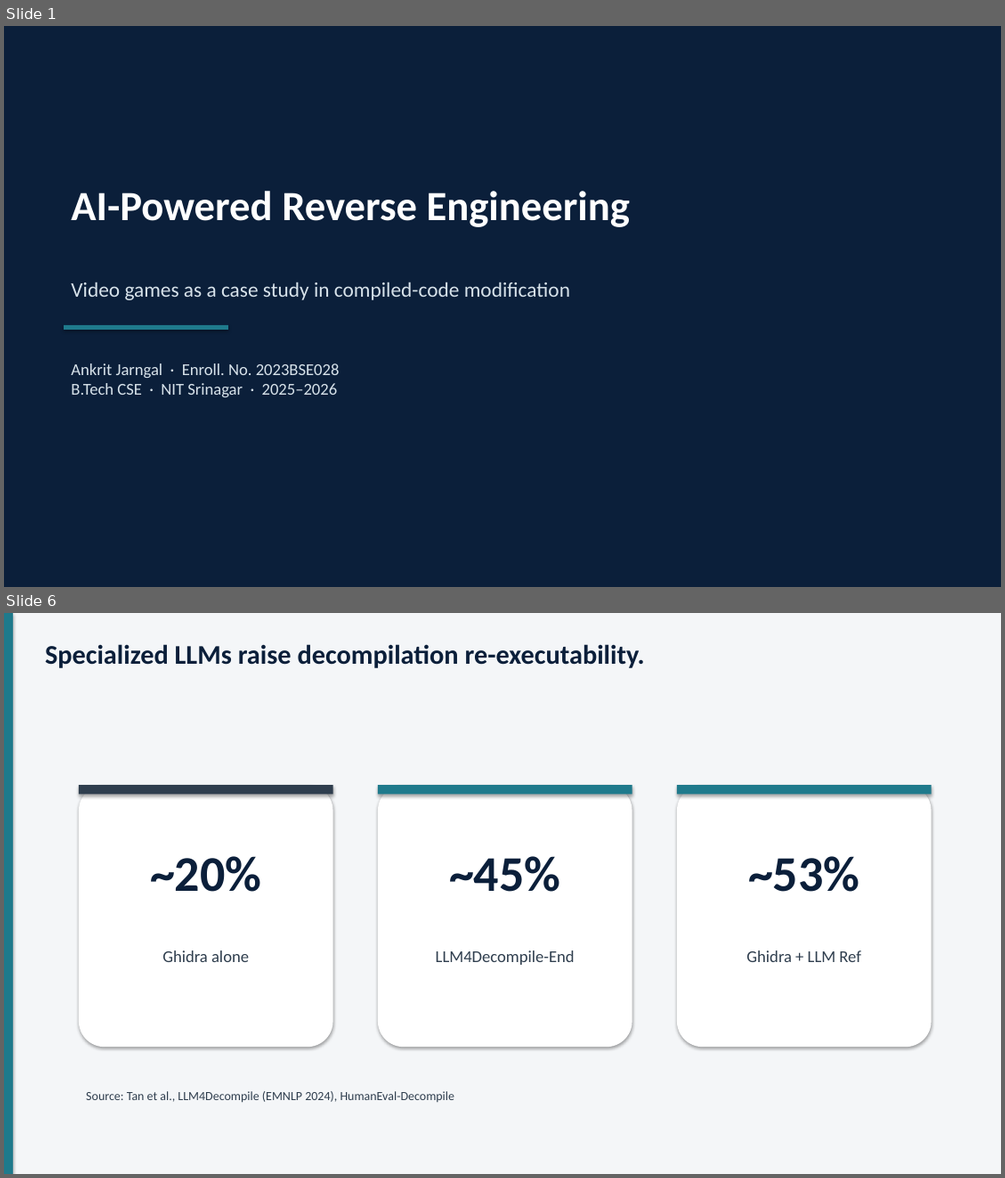
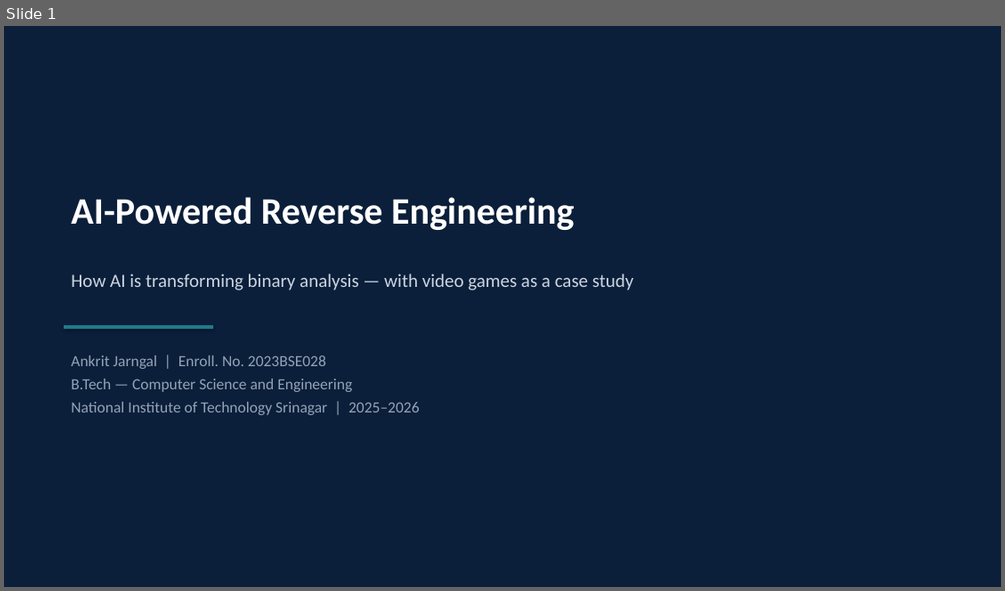
Before and after one commit to Ankritjarngal/coding-platform-assignment, a slide deck: seminar/Ankrit_Jarngal_2023BSE028_Seminar_PPT.pptx. Shown one above the other, each under a label of ours: slides 1 and 6 before the commit, slide 1 after it; the slides between them are not shown. The pictures are 1005x1178 and 1005x591 pixels, drawn with LibreOffice and Linux fonts; fonts in the diff are those of the drawing. Boxes give left, top, right and bottom in pixels: in the first picture for what was removed or moved away, otherwise in the second. Text is boxed around its words. In the diff, an @@ line names an element or a change of style, - is before the commit and + after.

```diff
--- a/seminar/Ankrit_Jarngal_2023BSE028_Seminar_PPT.pptx
+++ b/seminar/Ankrit_Jarngal_2023BSE028_Seminar_PPT.pptx
@@ slide 6 removed at (x1=4, y1=613, x2=1001, y2=1174), background #F4F6F8 @@
@@ rectangle removed at (x1=4, y1=613, x2=13, y2=1174) @@
@@ text removed at (x1=45, y1=644, x2=645, y2=668) @@
-Specialized LLMs raise decompilation re-executability.
@@ rounded rectangle removed at (x1=79, y1=785, x2=333, y2=1046) @@
@@ rectangle removed at (x1=79, y1=785, x2=333, y2=794) @@
@@ rounded rectangle removed at (x1=378, y1=785, x2=632, y2=1046) @@
@@ rectangle removed at (x1=378, y1=785, x2=632, y2=794) @@
@@ rounded rectangle removed at (x1=677, y1=785, x2=931, y2=1046) @@
@@ rectangle removed at (x1=677, y1=785, x2=931, y2=794) @@
@@ text removed at (x1=150, y1=856, x2=261, y2=892) @@
-~20%
@@ text removed at (x1=449, y1=856, x2=560, y2=892) @@
-~45%
@@ text removed at (x1=748, y1=856, x2=859, y2=892) @@
-~53%
@@ text removed at (x1=162, y1=950, x2=249, y2=962) @@
-Ghidra alone
@@ text removed at (x1=436, y1=950, x2=574, y2=965) @@
-LLM4Decompile-End
@@ text removed at (x1=746, y1=950, x2=861, y2=962) @@
-Ghidra + LLM Ref
@@ text removed at (x1=86, y1=1091, x2=455, y2=1103) @@
-Source: Tan et al., LLM4Decompile (EMNLP 2024), HumanEval-Decompile
@@ slide 1 changed as well @@
@@ text "AI-Powered Reverse Engineering" moved from (x1=71, y1=191, x2=630, y2=227) to (x1=71, y1=197, x2=574, y2=230) @@
@@ text "AI-Powered Reverse Engineering" at (x1=71, y1=197, x2=574, y2=230): size 40 to 36 pt; more space between paragraphs @@
@@ text at (x1=71, y1=273, x2=634, y2=290): text changed; size 20 to 18 pt; text colour #D7E2EA to #CBD5E1 @@
-Video games as a case study in compiled-code modification
+How AI is transforming binary analysis — with video games as a case study
@@ rectangle resized from (x1=64, y1=325, x2=228, y2=329) to (x1=64, y1=325, x2=213, y2=329) @@
@@ text at (x1=71, y1=355, x2=420, y2=415): text changed; size 16 to 15 pt; text colour #D7E2EA to #94A3B8 @@
-Ankrit Jarngal · Enroll. No. 2023BSE028
-B.Tech CSE · NIT Srinagar · 2025–2026
+Ankrit Jarngal | Enroll. No. 2023BSE028
+B.Tech — Computer Science and Engineering
+National Institute of Technology Srinagar | 2025–2026
```
Also in this commit, not shown: 8 slides added, 12 other slides removed, 14 other files.
